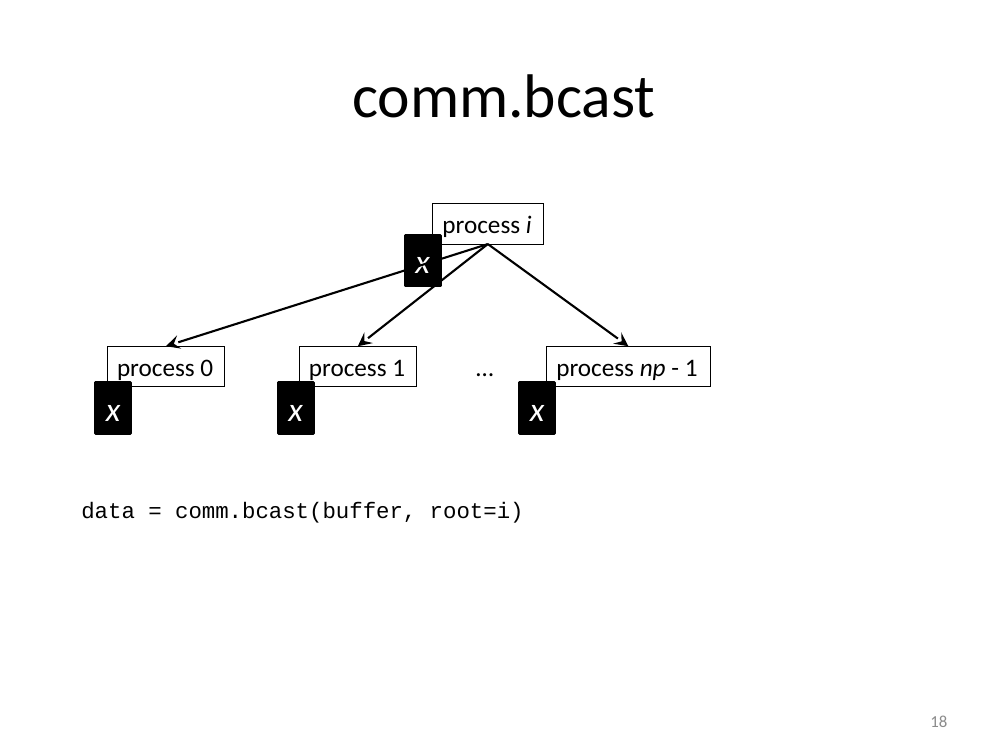
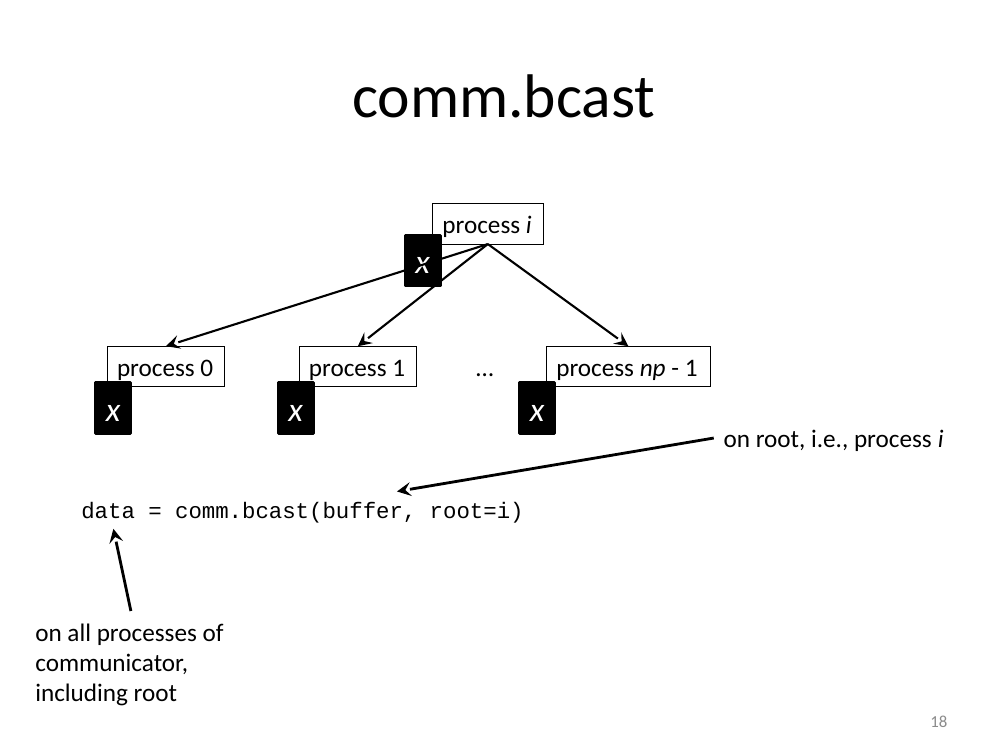
Before and after one commit to gjbex/training-material, a slide deck: slide 18 of Python/Mpi4py/mpi4py.pptx. Drawn at 1008x756 pixels with LibreOffice and Linux fonts; fonts in the diff are those of the drawing. Boxes give left, top, right and bottom in pixels: in the first picture for what was removed or moved away, otherwise in the second. Text is boxed around its words. In the diff, an @@ line names an element or a change of style, - is before the commit and + after.

```diff
--- a/Python/Mpi4py/mpi4py.pptx
+++ b/Python/Mpi4py/mpi4py.pptx
@@ arrow added from (714, 438) to (397, 492), #000000 2 pt @@
@@ text added at [724, 429, 944, 451], 18 pt, text #000000 @@
+on root, i.e., process i
@@ arrow added from (131, 611) to (114, 529), #000000 2 pt @@
@@ text added at [35, 623, 224, 706], 18 pt, text #000000 @@
+on all processes of
+communicator,
+including root
```
Also in this commit, not shown: 6 other slides changed, 6 slides added, 2 slides removed.
